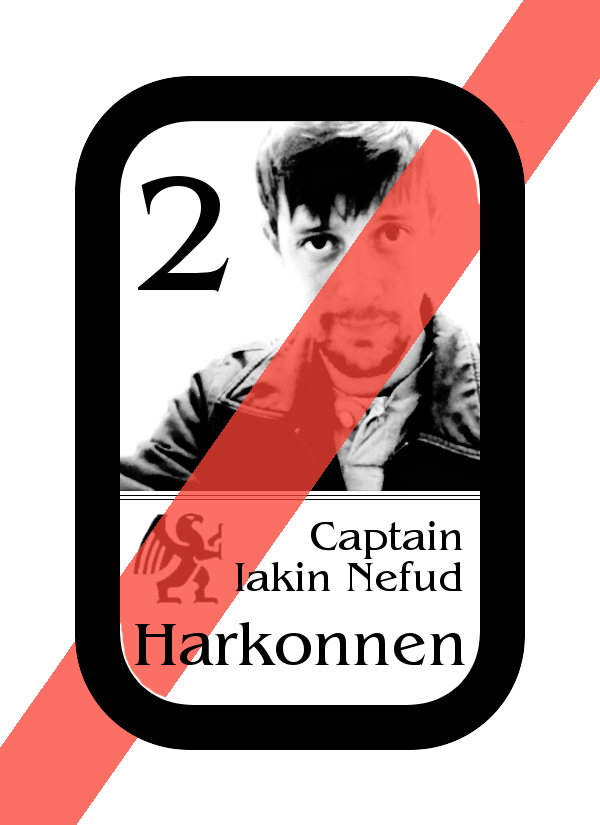
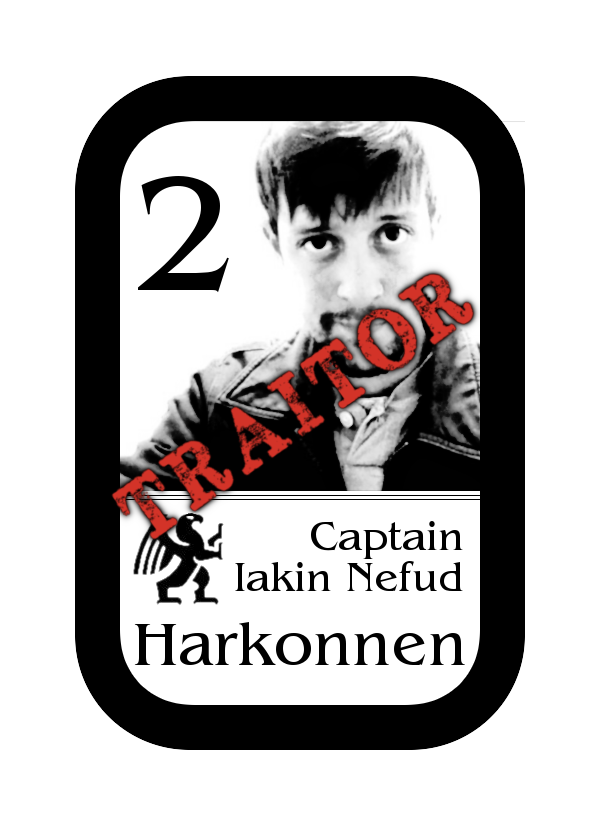
Revision of a layered 600×825 image; what changed, layer by layer:
added group "traitor group copy" with 3 layers above "rectangle" over [111, 262, 480, 551]
added layer "TRAITOR rotated" in group "traitor group copy" over [111, 272, 475, 541]
added layer "TRAITOR rotated, shadow #1" in group "traitor group copy" over [111, 262, 480, 551]
hid "Dropped Buffer" over [0, 0, 600, 825]
